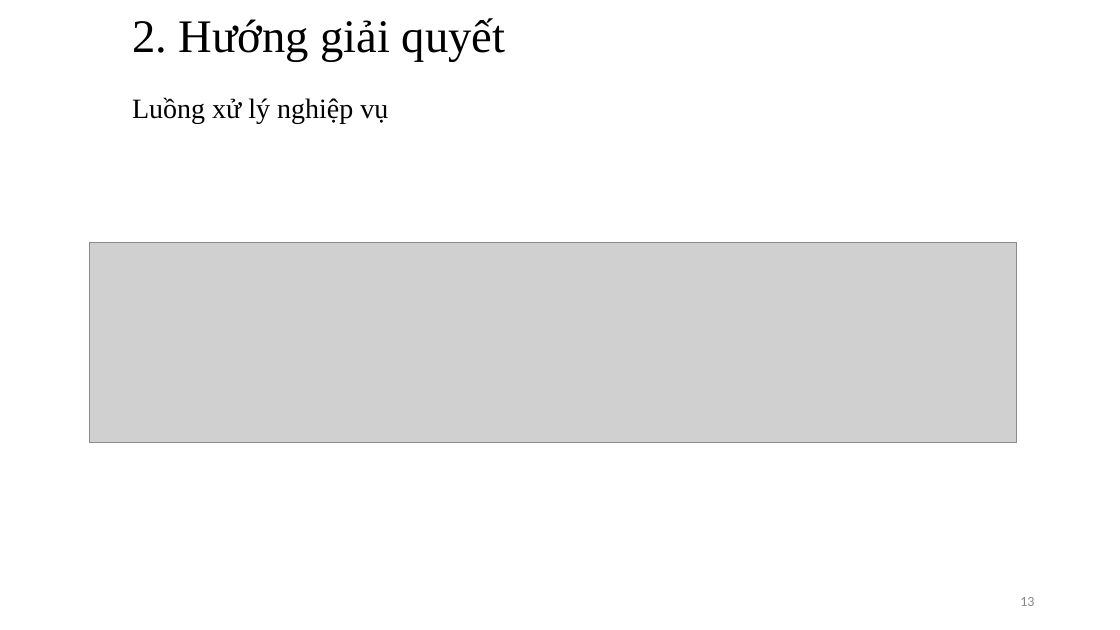
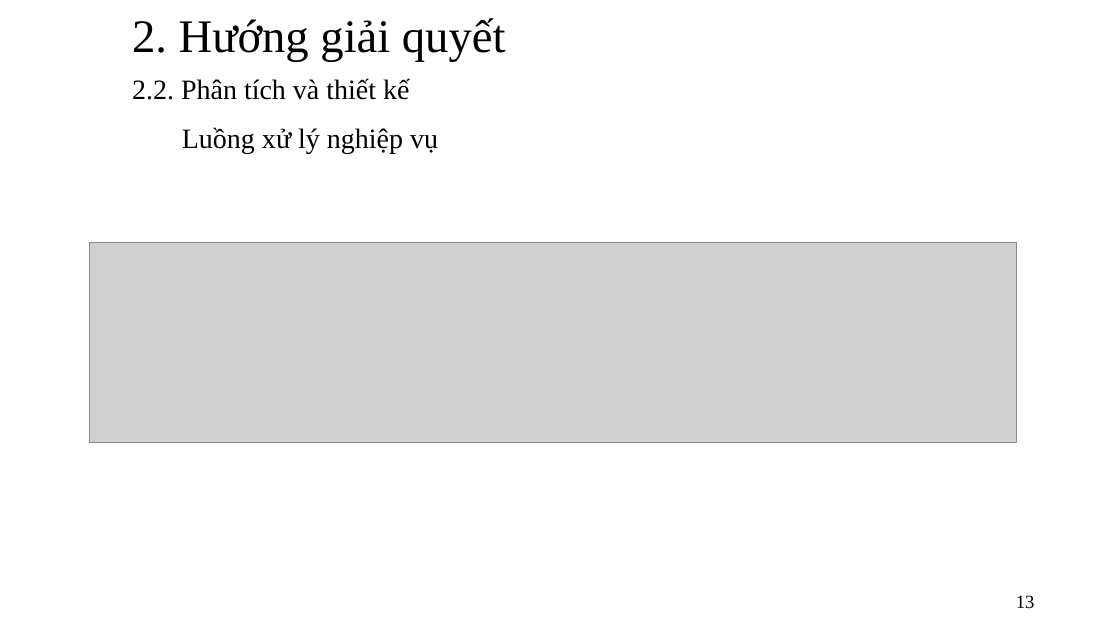
Before and after one commit to trunganhvu/Do_An_Docx, a slide deck: slide 13 of Khóa luận tốt nghiệp .pptx. Drawn at 1120x630 pixels with LibreOffice and Linux fonts; fonts in the diff are those of the drawing; grey boxes stand for pictures. Boxes give left, top, right and bottom in pixels: in the first picture for what was removed or moved away, otherwise in the second. Text is boxed around its words. In the diff, an @@ line names an element or a change of style, - is before the commit and + after.

```diff
--- a/Khóa luận tốt nghiệp .pptx
+++ b/Khóa luận tốt nghiệp .pptx
@@ text added at (x1=132, y1=78, x2=409, y2=100), 24 pt, text #000000 @@
+2.2. Phân tích và thiết kế
@@ text "Luồng xử lý nghiệp vụ" moved from (x1=132, y1=97, x2=388, y2=123) to (x1=182, y1=127, x2=438, y2=153) @@
@@ page number at (x1=1016, y1=595, x2=1035, y2=608): size 12 to 16 pt, font Calibri to Times New Roman, text colour #888888 to #000000 @@
```
Also in this commit, not shown: 11 other slides changed.
